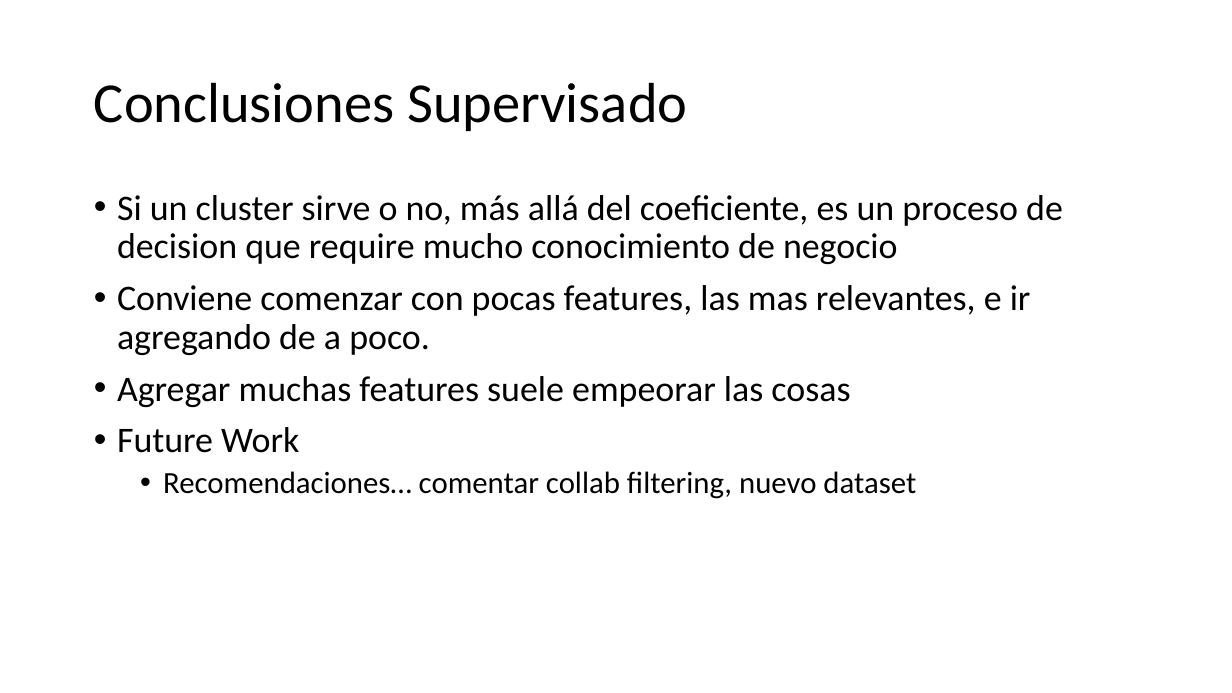
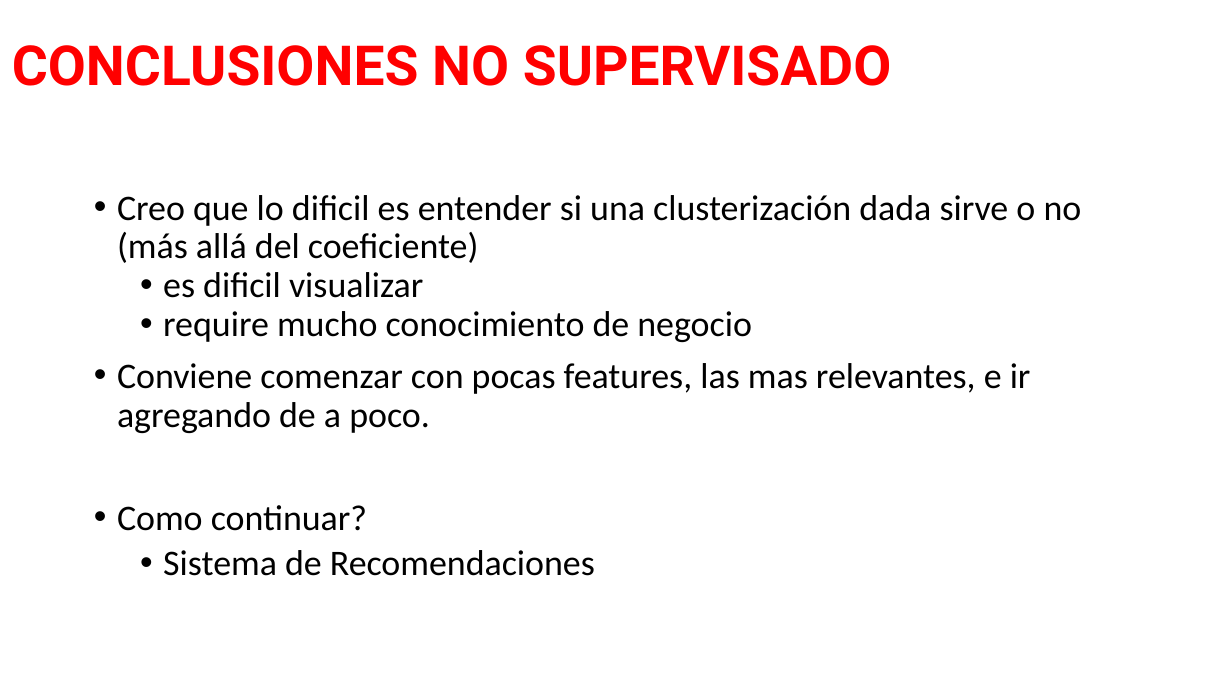
Before and after one commit to Mzibecchi/diplodatos2019, a slide deck: slide 13 of mentoria_airbnb/reports/airbnb_informe_final.pptx (slide 12 before the commit). Drawn at 1232x693 pixels with LibreOffice and Linux fonts; fonts in the diff are those of the drawing. Boxes give left, top, right and bottom in pixels: in the first picture for what was removed or moved away, otherwise in the second. Text is boxed around its words. In the diff, an @@ line names an element or a change of style, - is before the commit and + after.

Commit message:
final work updates

```diff
--- a/mentoria_airbnb/reports/airbnb_informe_final.pptx
+++ b/mentoria_airbnb/reports/airbnb_informe_final.pptx
@@ title at (12, 45, 891, 86): text changed; size 44 to 43 pt; font Calibri to Roboto; text colour #000000 to #FF0000; bold on @@
-Conclusiones Supervisado
+CONCLUSIONES NO SUPERVISADO
@@ text at (117, 195, 1082, 342): text changed @@
-• Si un cluster sirve o no, más allá del coeficiente, es un proceso de decision que require mucho conocimiento de negocio
+• Creo que lo dificil es entender si una clusterización dada sirve o no (más allá del coeficiente)
+  • es dificil visualizar
+  • require mucho conocimiento de negocio
@@ text at (117, 505, 595, 576): text changed @@
-• Agregar muchas features suele empeorar las cosas
-• Future Work
-  • Recomendaciones… comentar collab filtering, nuevo dataset
+• Como continuar?
+  • Sistema de Recomendaciones
```
Also in this commit, not shown: 6 other slides changed, 8 slides added, 4 slides removed.
